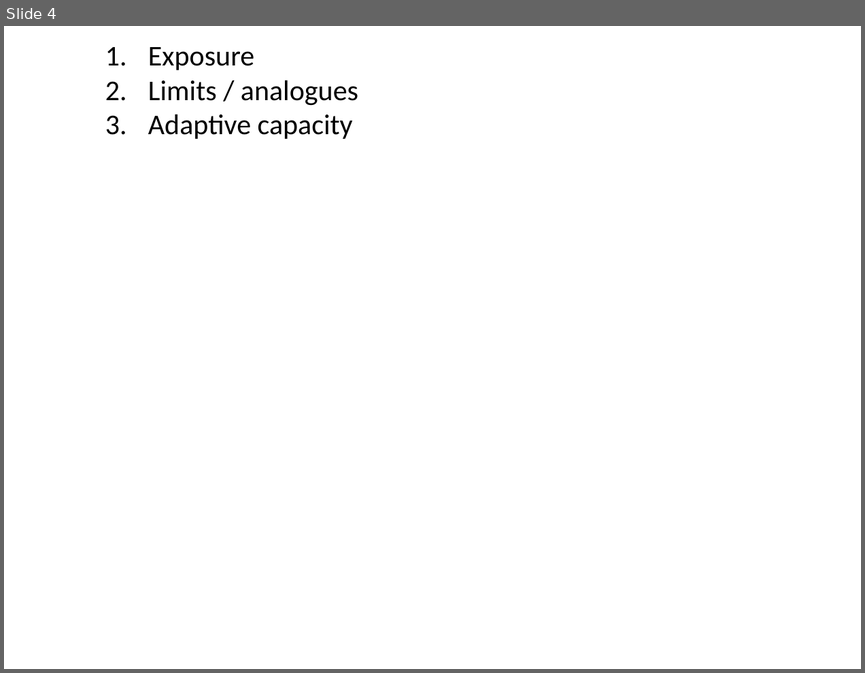
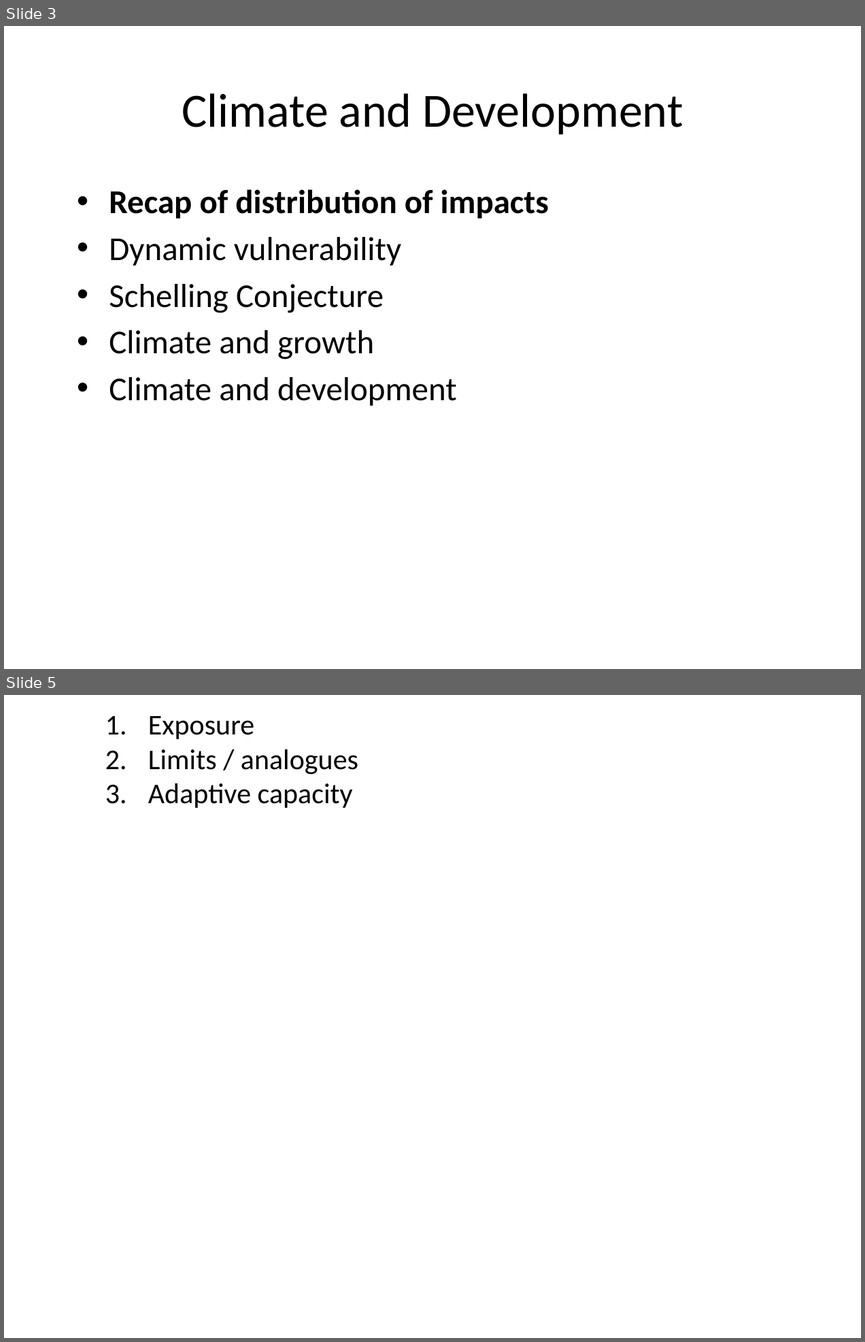
Before and after one commit to rtol/ClimateEconomics, a slide deck: cceug7 development.pptx. Shown one above the other, each under a label of ours: slide 4 before the commit, slides 3 and 5 after it; the slides between them are not shown. The pictures are 865x673 and 865x1342 pixels, drawn with LibreOffice and Linux fonts; fonts in the diff are those of the drawing; background and template pictures are left out. Boxes give left, top, right and bottom in pixels: in the first picture for what was removed or moved away, otherwise in the second. Text is boxed around its words. In the diff, an @@ line names an element or a change of style, - is before the commit and + after.

```diff
--- a/cceug7 development.pptx
+++ b/cceug7 development.pptx
@@ slide 3 added at (x1=4, y1=26, x2=861, y2=669), background #FFFFFF @@
@@ title added at (x1=181, y1=93, x2=683, y2=135), 40 pt, text #000000 @@
+Climate and Development
@@ text added at (x1=109, y1=189, x2=549, y2=405), 28 pt, text #000000 @@
+• Recap of distribution of impacts
+• Dynamic vulnerability
+• Schelling Conjecture
+• Climate and growth
+• Climate and development
@@ what was slide 4 is now slide 5 @@
```
Also in this commit, not shown: 2 slides changed, 5 other slides added, 1 slide removed, 7 other files.
